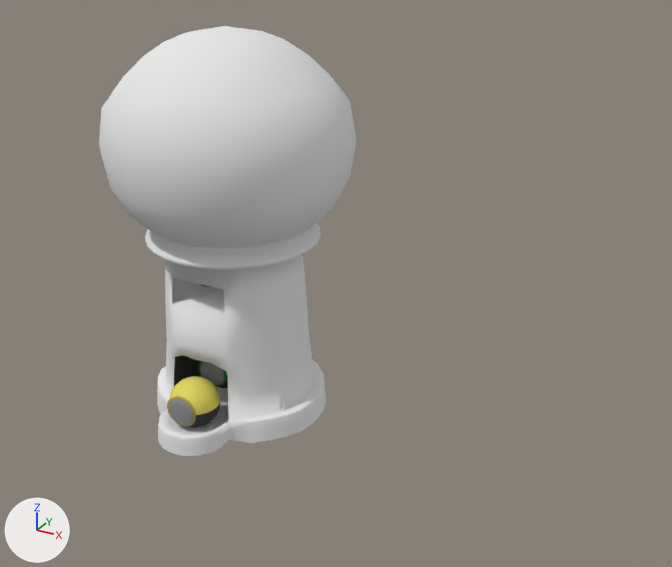
The Blender file Blender/Dispenser.blend as it was, and as the next commit left it.
Rendered twice from a 50 mm camera at (56.9, -78.2, 57.3) aimed at (15.7, -3.4, 19.9). The axes (+X, +Y, +Z) are drawn at lower left. The lights are the same throughout.
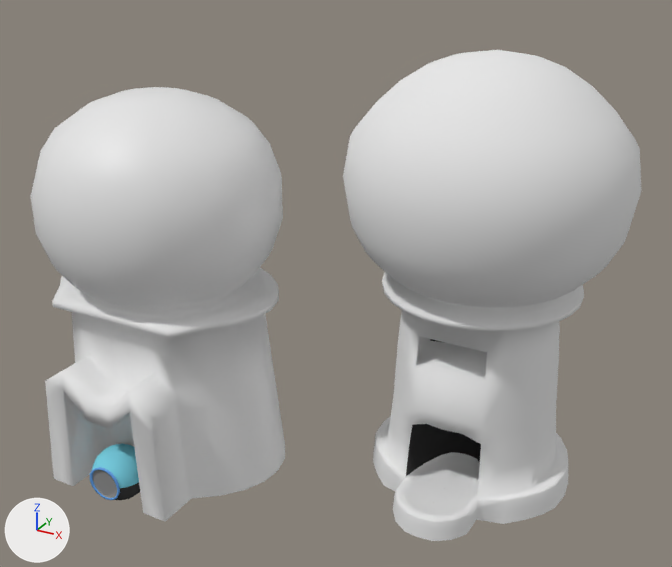
Commit message: Dispenser redesign

Boxes (x1, y1, x2, y2) around the edits, measured in the pictures (672 x 567 px):
'Cylinder', moved
    before: (99, 26, 356, 456)
    after: (343, 50, 641, 541)
'Cylinder.001', added
    after: (31, 87, 285, 522)
'Sphere.007', moved (not visible before)
    after: (90, 443, 140, 500)
'Sphere.005', deleted
    before: (198, 361, 228, 388)
    faces in mat_gray_002 (grey #8d8d8d): (200, 361, 224, 386)
'Sphere.006', unchanged, covered by the edit
    before: (167, 376, 220, 428)

Edits to the bpy script that builds the scene:
```text
Add me_cylinder_001:
    me_cylinder_001.from_pydata(...)  # 483 vertices, 478 faces; spans x -1.32..1.32, y -1.29..1.27, z -1.01..3.13
    me_cylinder_001.polygons.foreach_set('use_smooth', [True] * 478)
Change ob_cylinder:
    ob_cylinder.location: (0.0, 0.0, 0.0) -> (29.2, 0.0, 0.0)
Remove ob_sphere_005:
    ob_sphere_005 = bpy.data.objects.new('Sphere.005', me_sphere_005)
    ob_sphere_005.location = (0.1, -2.0, 5.8)
    ob_sphere_005.rotation_euler = (1.571, 0.0, 0.0)  # degrees (90, 0, 0)
    _m = ob_sphere_005.modifiers.new('Mirror', 'MIRROR')
    _m.use_clip = True
Change ob_sphere_007:
    ob_sphere_007.location: (0.8, 5.0, 1.7) -> (-0.4, -20.0, 1.7)
Add ob_cylinder_001:
    ob_cylinder_001 = bpy.data.objects.new('Cylinder.001', me_cylinder_001)
    ob_cylinder_001.location = (-0.3, -9.9, 9.4)
    ob_cylinder_001.scale = (9.34, 9.34, 9.34)
```
